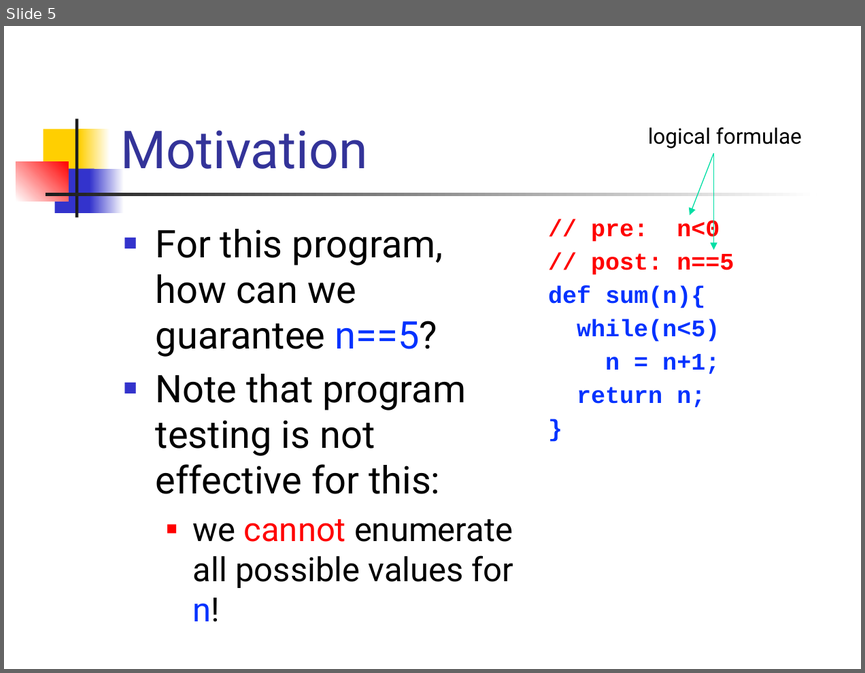
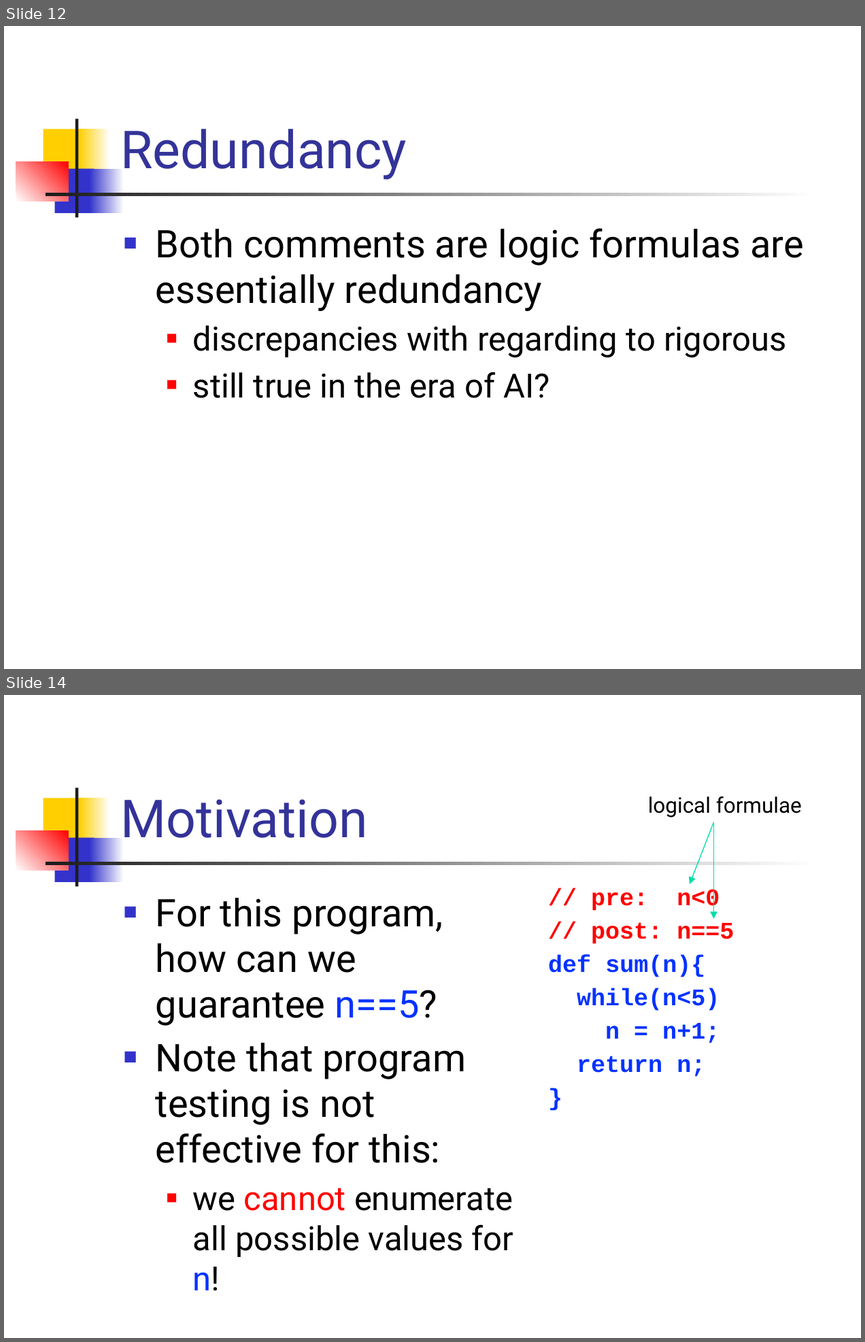
Before and after one commit to csslab-ustc/csslab-ustc.github.io, a slide deck: courses/theory/slides/lec18-hoare.pptx. Shown one above the other, each under a label of ours: slide 5 before the commit, slides 12 and 14 after it; the slides between them are not shown. The pictures are 865x673 and 865x1342 pixels, drawn with LibreOffice and Linux fonts; fonts in the diff are those of the drawing. Boxes give left, top, right and bottom in pixels: in the first picture for what was removed or moved away, otherwise in the second. Text is boxed around its words. In the diff, an @@ line names an element or a change of style, - is before the commit and + after.

```diff
--- a/courses/theory/slides/lec18-hoare.pptx
+++ b/courses/theory/slides/lec18-hoare.pptx
@@ slide 12 added at <box>4,26,861,669</box>, background #FFFFFF; not listed: 7 template elements that a slide beside it also shows @@
@@ title added at <box>120,129,407,180</box>, 44 pt, text #333399 @@
+Redundancy
@@ text added at <box>156,228,804,398</box>, 28 pt, text #000000 @@
+■ Both comments are logic formulas are essentially redundancy
+  ■ discrepancies with regarding to rigorous
+  ■ still true in the era of AI?
@@ what was slide 5 is now slide 14 @@
```
Also in this commit, not shown: 2 slides changed, 8 other slides added.
